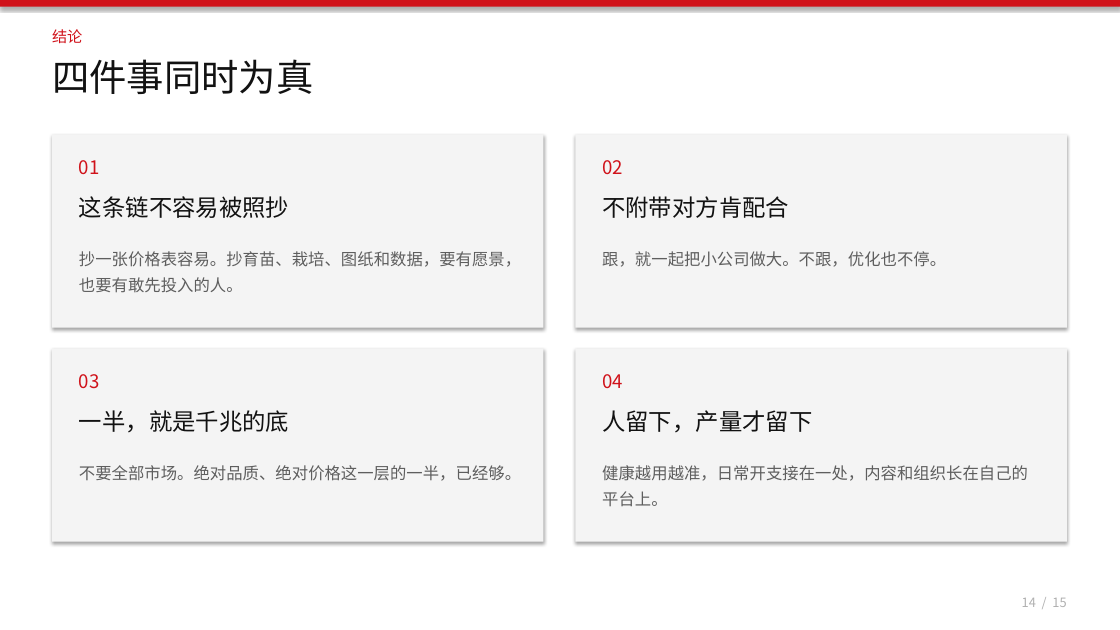
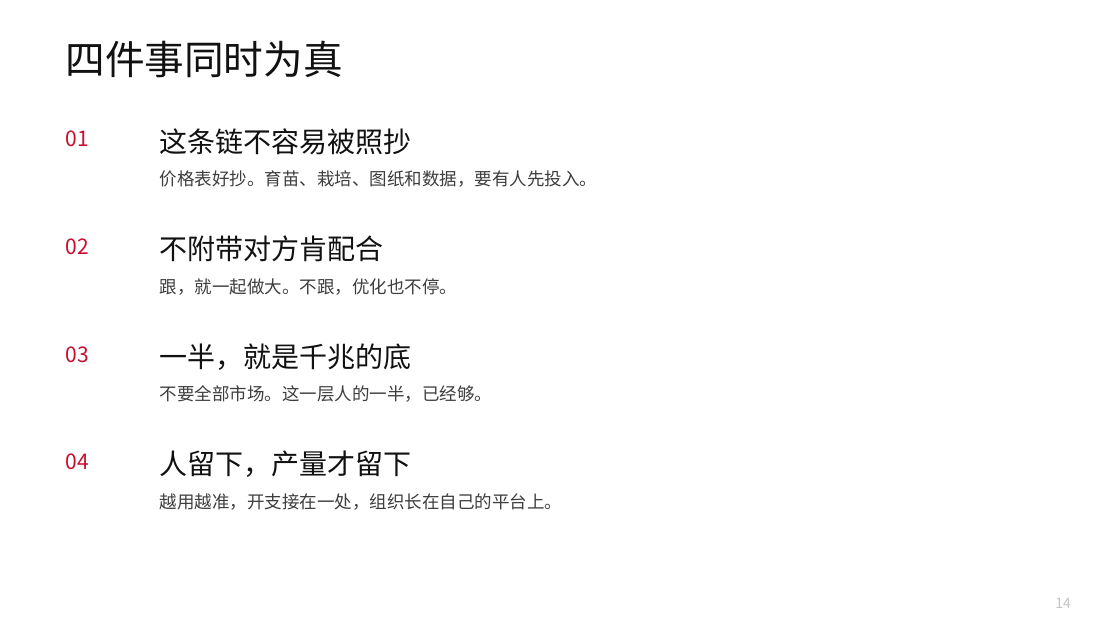
Before and after one commit to headshot9999/xiaoyi, a slide deck: slide 14 of 艾多美何以成为100兆韩元企业.pptx. Drawn at 1120x630 pixels with LibreOffice and Linux fonts; fonts in the diff are those of the drawing. Boxes give left, top, right and bottom in pixels: in the first picture for what was removed or moved away, otherwise in the second. Text is boxed around its words. In the diff, an @@ line names an element or a change of style, - is before the commit and + after.

```diff
--- a/艾多美何以成为100兆韩元企业.pptx
+++ b/艾多美何以成为100兆韩元企业.pptx
@@ rectangle removed at (x1=0, y1=0, x2=1120, y2=7) @@
@@ text removed at (x1=52, y1=29, x2=82, y2=44) @@
-结论
@@ text "四件事同时为真" moved from (x1=52, y1=59, x2=314, y2=94) to (x1=65, y1=40, x2=342, y2=78) @@
@@ text "四件事同时为真" at (x1=65, y1=40, x2=342, y2=78): size 32 to 34 pt, text colour #121212 to #111111 @@
@@ rectangle removed at (x1=52, y1=134, x2=544, y2=328) @@
@@ text "01" moved from (x1=79, y1=160, x2=100, y2=174) to (x1=65, y1=130, x2=88, y2=147) @@
@@ text "这条链不容易被照抄" moved from (x1=79, y1=196, x2=289, y2=218) to (x1=160, y1=128, x2=412, y2=155) @@
@@ rectangle removed at (x1=576, y1=134, x2=1067, y2=328) @@
@@ text at (x1=160, y1=170, x2=597, y2=187): text changed; size 14 to 15 pt; text colour #5E5E5E to #3D3D3D @@
-抄一张价格表容易。抄育苗、栽培、图纸和数据，要有愿景，也要有敢先投入的人。
+价格表好抄。育苗、栽培、图纸和数据，要有人先投入。
@@ text "02" moved from (x1=602, y1=160, x2=623, y2=174) to (x1=65, y1=238, x2=88, y2=255) @@
@@ text "不附带对方肯配合" moved from (x1=602, y1=196, x2=789, y2=218) to (x1=160, y1=235, x2=384, y2=262) @@
@@ text at (x1=160, y1=278, x2=457, y2=295): text changed; size 14 to 15 pt; text colour #5E5E5E to #3D3D3D @@
-跟，就一起把小公司做大。不跟，优化也不停。
+跟，就一起做大。不跟，优化也不停。
@@ rectangle removed at (x1=52, y1=349, x2=544, y2=542) @@
@@ text "03" moved from (x1=79, y1=374, x2=100, y2=389) to (x1=65, y1=346, x2=88, y2=363) @@
@@ size 20 to 24 pt, text colour #121212 to #111111 in 4 elements at (x1=160, y1=235, x2=384, y2=262), (x1=160, y1=450, x2=412, y2=477), (x1=160, y1=128, x2=412, y2=155), (x1=160, y1=343, x2=412, y2=370) @@
@@ text "一半，就是千兆的底" moved from (x1=79, y1=410, x2=289, y2=433) to (x1=160, y1=343, x2=412, y2=370) @@
@@ rectangle removed at (x1=576, y1=349, x2=1067, y2=542) @@
@@ text at (x1=160, y1=385, x2=492, y2=402): text changed; size 14 to 15 pt; text colour #5E5E5E to #3D3D3D @@
-不要全部市场。绝对品质、绝对价格这一层的一半，已经够。
+不要全部市场。这一层人的一半，已经够。
@@ size 16 to 18 pt, text colour #D0121A to #C8102E in 4 elements at (x1=65, y1=346, x2=88, y2=363), (x1=65, y1=130, x2=88, y2=147), (x1=65, y1=238, x2=88, y2=255), (x1=65, y1=453, x2=88, y2=470) @@
@@ text "04" moved from (x1=602, y1=374, x2=623, y2=388) to (x1=65, y1=453, x2=88, y2=470) @@
@@ text "人留下，产量才留下" moved from (x1=602, y1=410, x2=812, y2=433) to (x1=160, y1=450, x2=412, y2=477) @@
@@ text at (x1=160, y1=493, x2=562, y2=510): text changed; size 14 to 15 pt; text colour #5E5E5E to #3D3D3D @@
-健康越用越准，日常开支接在一处，内容和组织长在自己的平台上。
+越用越准，开支接在一处，组织长在自己的平台上。
@@ text at (x1=1055, y1=598, x2=1071, y2=608): text changed; size 11 to 12 pt; text colour #B0B0B0 to #C4C4C4 @@
-14 / 15
+14
```
Also in this commit, not shown: 14 other slides changed, 2 other files.
